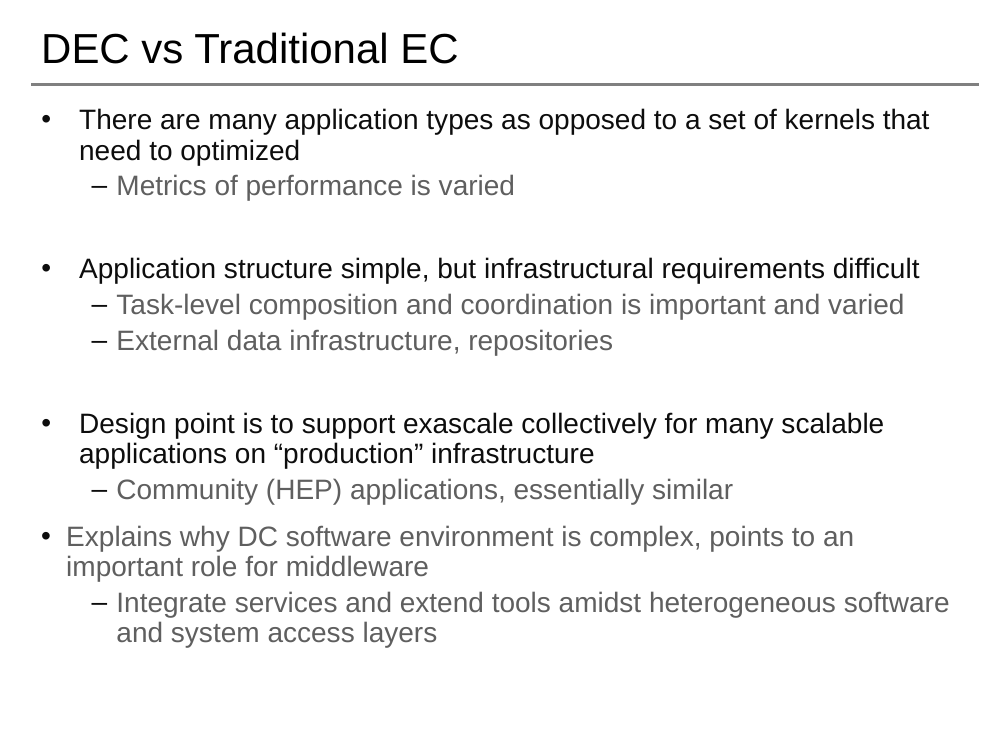
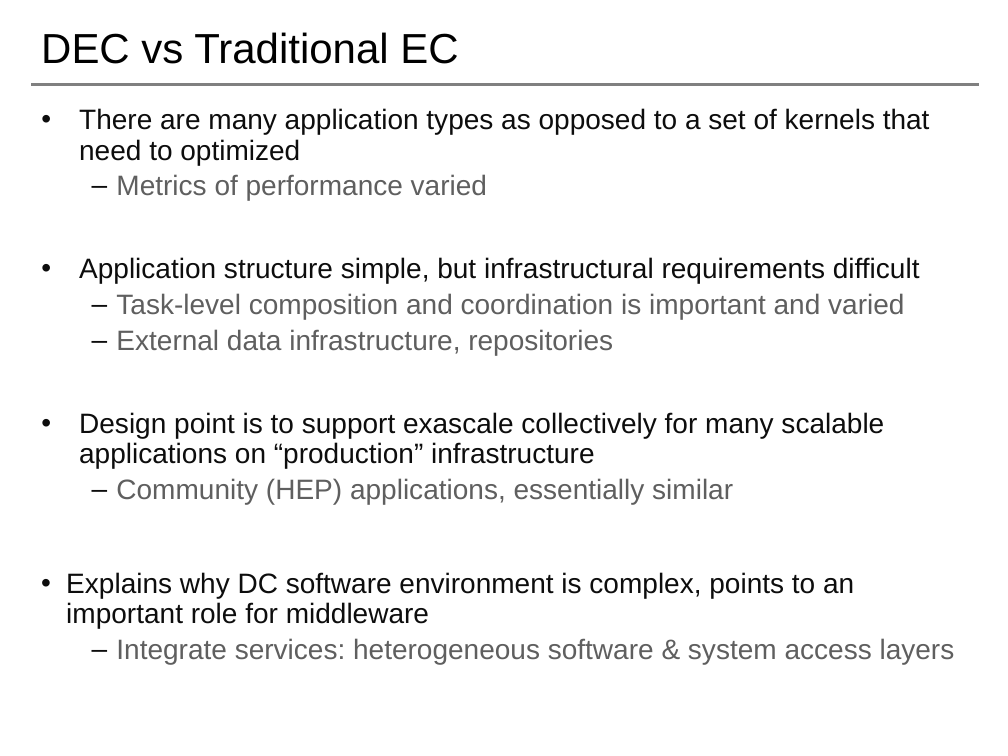
Before and after one commit to saga-project/NGMW, a slide deck: slide 6 of presentations/radical-modsim.pptx. Drawn at 1008x756 pixels with LibreOffice and Linux fonts; fonts in the diff are those of the drawing; background and template pictures are left out. Boxes give left, top, right and bottom in pixels: in the first picture for what was removed or moved away, otherwise in the second. Text is boxed around its words. In the diff, an @@ line names an element or a change of style, - is before the commit and + after.

```diff
--- a/presentations/radical-modsim.pptx
+++ b/presentations/radical-modsim.pptx
@@ text at (116,174,487,200): text changed @@
-  – Metrics of performance is varied
+  – Metrics of performance varied
@@ text at (66,572,854,628): text colour #5F5F5F to #0D0D0D in "Explains why DC software environment is complex, ..."; list level 2 to 1 in "Explains why DC software environment ..." @@
@@ text at (116,638,955,664): text changed @@
-  – Integrate services and extend tools amidst heterogeneous software and system access layers
+  – Integrate services: heterogeneous software & system access layers
```
Also in this commit, not shown: 3 other slides changed, 1 slide added.
